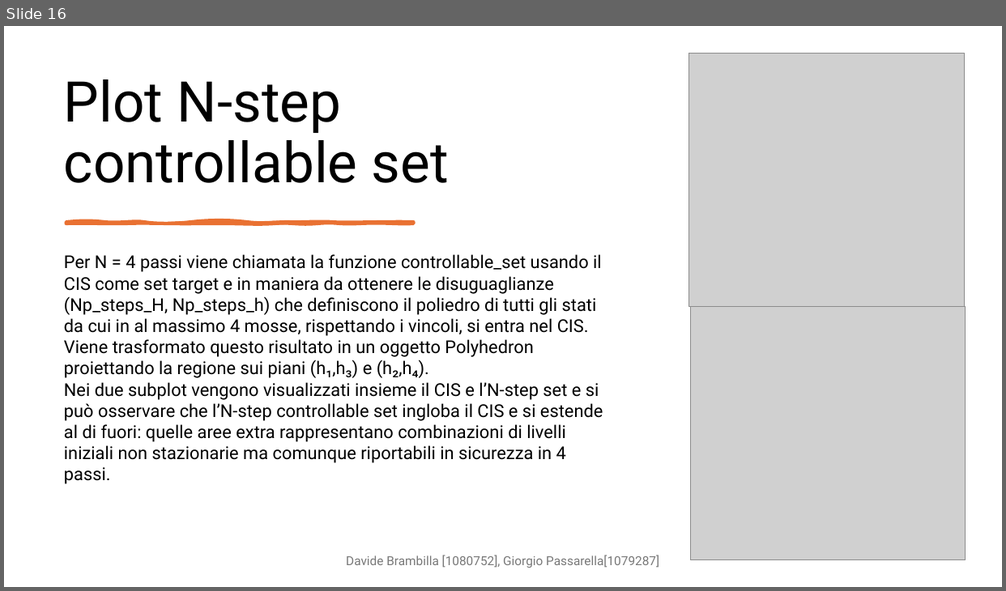
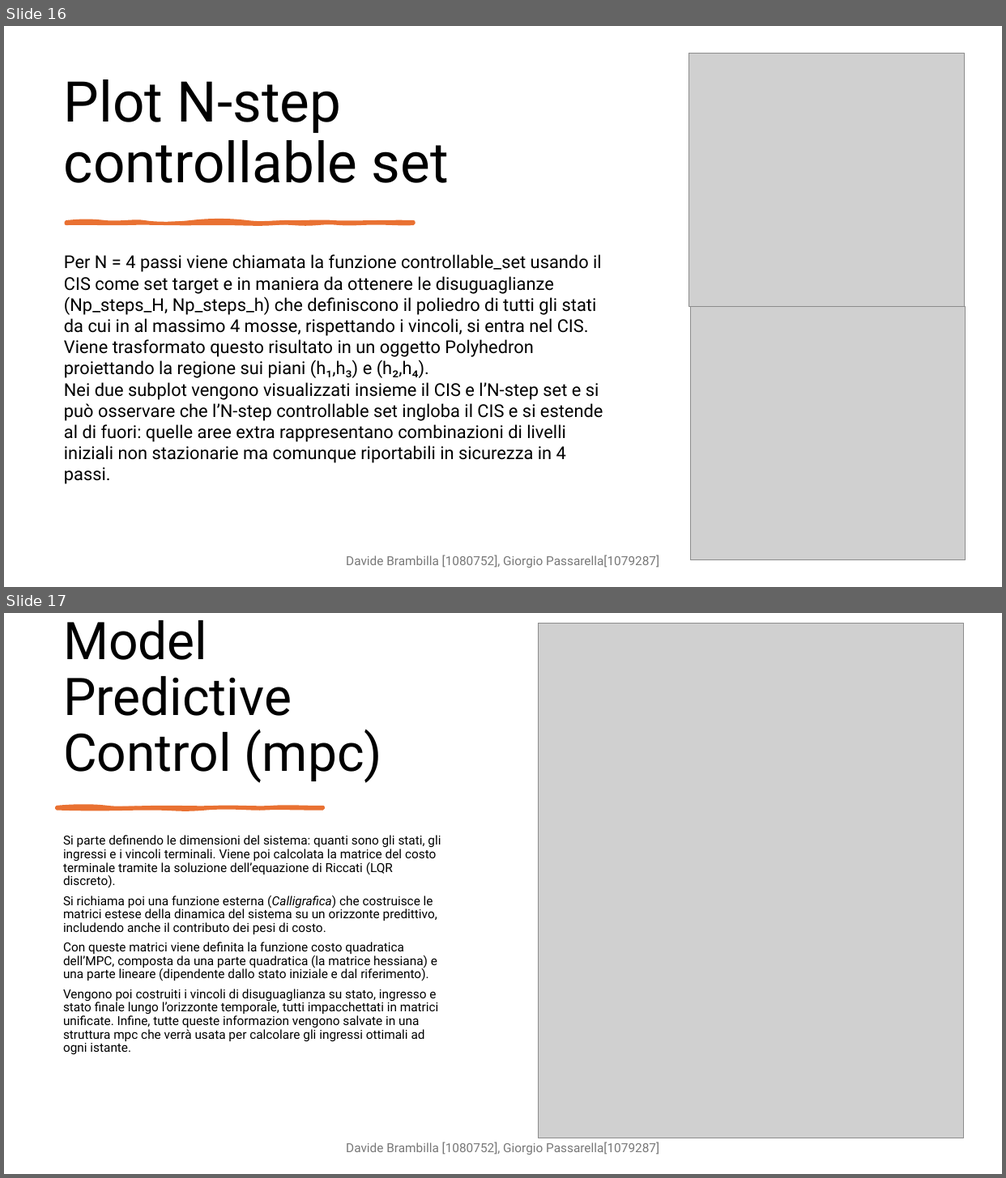
Before and after one commit to DavideBrambilla98/interconnectedTanksMPC, a slide deck: cam.pptx. Shown one above the other, each under a label of ours: slide 16 before the commit, slides 16 and 17 after it. The pictures are 1006x591 and 1006x1178 pixels, drawn with LibreOffice and Linux fonts; fonts in the diff are those of the drawing; grey boxes stand for pictures. Boxes give left, top, right and bottom in pixels: in the first picture for what was removed or moved away, otherwise in the second. Text is boxed around its words. In the diff, an @@ line names an element or a change of style, - is before the commit and + after.

```diff
--- a/cam.pptx
+++ b/cam.pptx
@@ slide 17 added at [4,613,1002,1174], background #FFFFFF @@
@@ title added at [63,620,382,783], 50 pt, text #000000 @@
+Model Predictive Control (mpc)
@@ picture added at [539,623,965,1138] @@
@@ freeform shape added at [57,807,323,809], fill #E97132, outline #E97132 3 pt @@
@@ text added at [63,835,441,1054], 12 pt, text #000000 @@
+Si parte definendo le dimensioni del sistema: quanti sono gli stati, gli ingressi e i vincoli terminali. Viene poi calcolata la matrice del costo terminale tramite la soluzione dell’equazione di Riccati (LQR discreto).
+Si richiama poi una funzione esterna (Calligrafica) che costruisce le matrici estese della dinamica del sistema su un orizzonte predittivo, includendo anche il contributo dei pesi di costo.
+Con queste matrici viene definita la funzione costo quadratica dell’MPC, composta da una parte quadratica (la matrice hessiana) e una parte lineare (dipendente dallo stato iniziale e dal riferimento).
+Vengono poi costruiti i vincoli di disuguaglianza su stato, ingresso e stato finale lungo l’orizzonte temporale, tutti impacchettati in matrici unificate. Infine, tutte queste informazion vengono salvate in una struttura mpc che verrà usata per calcolare gli ingressi ottimali ad ogni istante.
@@ text added at [346,1142,659,1155], 12 pt, text #797979 @@
+Davide Brambilla [1080752], Giorgio Passarella[1079287]
```
Also in this commit, not shown: 2 other slides added.
